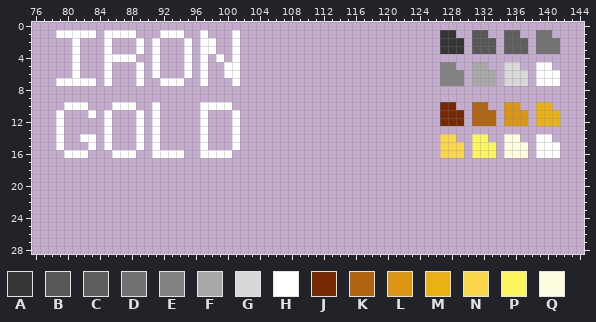
Edited in one commit: pixel-art file (Assets/Sprites/Color Palette.aseprite). The picture above is the old version.
312x81 pixels, 1 frame. Shown: x 76..144, y 0..28.
Palette (. is transparent): A #353535  B #585858  C #5e5e5e  D #727272  E #828282  F #a8a8a8  G #d8d8d8  H #ffffff  J #752802  K #b26411  L #dc9613  M #e9b115  N #fad64a  P #fdf55f  Q #fffde0
After:
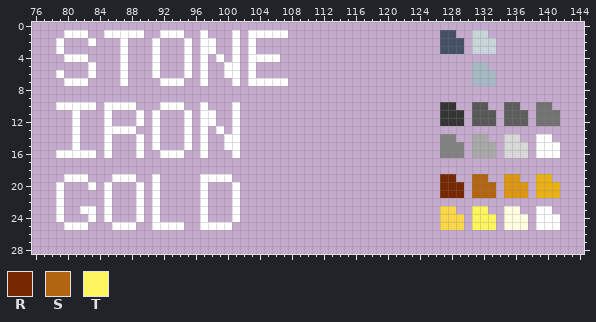
Colours new in this view: R #752802  S #b26411  T #fdf55f
What changed:
layer "Palette" removed
@@ palette @@
-A #353535
+A #435065
-B #585858
+B #c8d5da
-F #a8a8a8
+F #a6b8c4
-J #752802
+J #353535
-K #b26411
+K #585858
-P #fdf55f
+P #a8a8a8
@@ x 76..144 @@
  0 .....................................................................
- 1 ...HHHHH.HHHH...HHH..H...H.........................AA..BB..CC..DD....
- 2 .....H...H...H.H...H.HH..H.........................AAA.BBB.CCC.DDD...
- 3 .....H...H...H.H...H.HH..H.........................AAA.BBB.CCC.DDD...
- 4 .....H...HHHH..H...H.H.H.H...........................................
- 5 .....H...H...H.H...H.H..HH.........................EE..FF..GG..HH....
- 6 .....H...H...H.H...H.H..HH.........................EEE.FFF.GGG.HHH...
- 7 ...HHHHH.H...H..HHH..H...H.........................EEE.FFF.GGG.HHH...
+ 1 ....HHH..HHHHH..HHH..H...H.HHHHH...................AA..BB............
+ 2 ...H...H...H...H...H.HH..H.H.......................AAA.BBB...........
+ 3 ...H.......H...H...H.HH..H.H.......................AAA.BBB...........
+ 4 ....HHH....H...H...H.H.H.H.HHHH......................................
+ 5 .......H...H...H...H.H..HH.H...........................FF............
+ 6 ...H...H...H...H...H.H..HH.H...........................FFF...........
+ 7 ....HHH....H....HHH..H...H.HHHHH.......................FFF...........
  8 .....................................................................
  9 .....................................................................
-10 ....HHH...HHH..H.....HHHH..........................JJ..KK..LL..MM....
-11 ...H...H.H...H.H.....H...H.........................JJJ.KKK.LLL.MMM...
-12 ...H.....H...H.H.....H...H.........................JJJ.KKK.LLL.MMM...
-13 ...H.....H...H.H.....H...H...........................................
-14 ...H..HH.H...H.H.....H...H.........................NN..PP..QQ..HH....
-15 ...H...H.H...H.H.....H...H.........................NNN.PPP.QQQ.HHH...
-16 ....HHH...HHH..HHHH..HHHH..........................NNN.PPP.QQQ.HHH...
+10 ...HHHHH.HHHH...HHH..H...H.........................JJ..KK..CC..DD....
+11 .....H...H...H.H...H.HH..H.........................JJJ.KKK.CCC.DDD...
+12 .....H...H...H.H...H.HH..H.........................JJJ.KKK.CCC.DDD...
+13 .....H...HHHH..H...H.H.H.H...........................................
+14 .....H...H...H.H...H.H..HH.........................EE..PP..GG..HH....
+15 .....H...H...H.H...H.H..HH.........................EEE.PPP.GGG.HHH...
+16 ...HHHHH.H...H..HHH..H...H.........................EEE.PPP.GGG.HHH...
 17 .....................................................................
 18 .....................................................................
-19 .....................................................................
-20 .....................................................................
-21 .....................................................................
-22 .....................................................................
-23 .....................................................................
-24 .....................................................................
-25 .....................................................................
+19 ....HHH...HHH..H.....HHHH..........................RR..SS..LL..MM....
+20 ...H...H.H...H.H.....H...H.........................RRR.SSS.LLL.MMM...
+21 ...H.....H...H.H.....H...H.........................RRR.SSS.LLL.MMM...
+22 ...H.....H...H.H.....H...H...........................................
+23 ...H..HH.H...H.H.....H...H.........................NN..TT..QQ..HH....
+24 ...H...H.H...H.H.....H...H.........................NNN.TTT.QQQ.HHH...
+25 ....HHH...HHH..HHHH..HHHH..........................NNN.TTT.QQQ.HHH...
 26 .....................................................................
